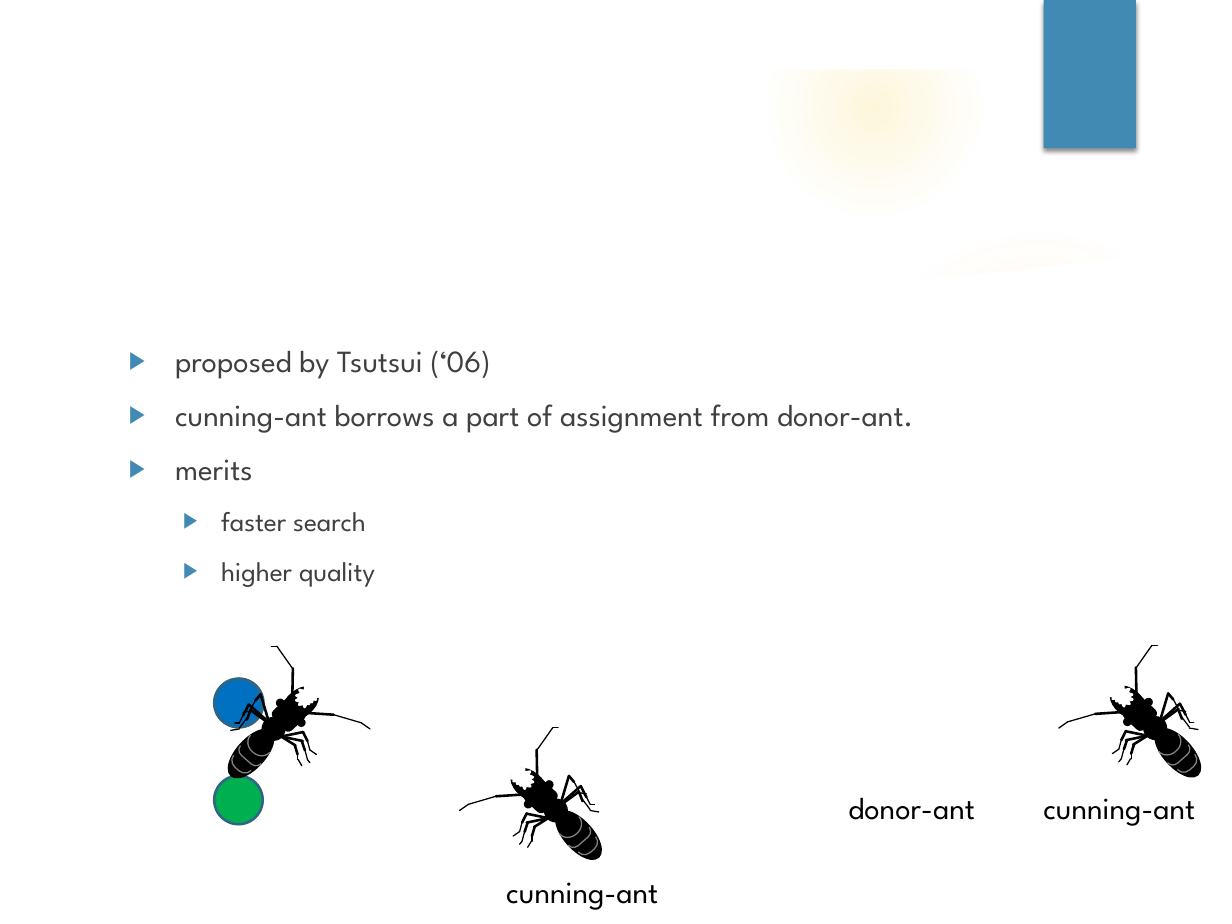
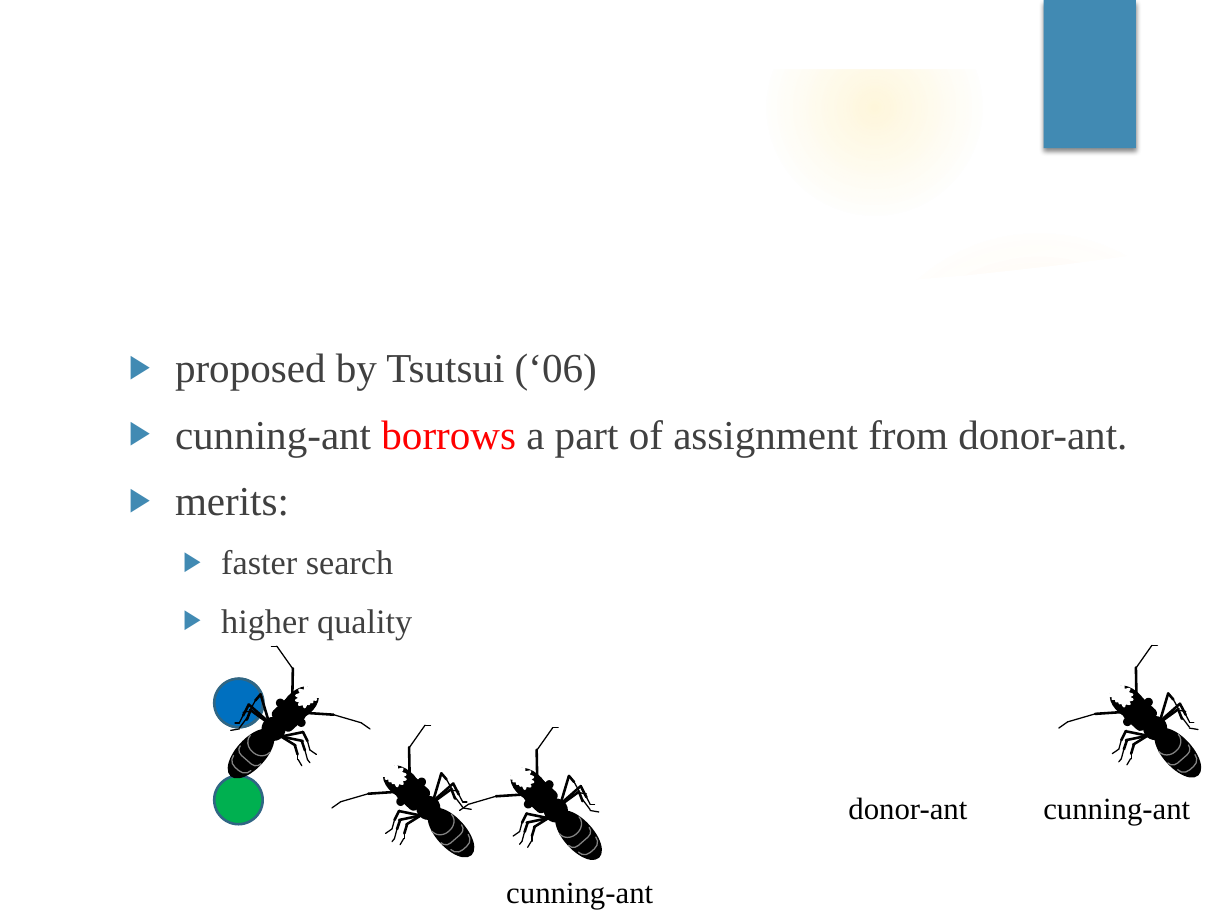
Before and after one commit to Masukane/slides, a slide deck: slide 6 of masukaneICIIC2018.pptm. Drawn at 1232x924 pixels with LibreOffice and Linux fonts; fonts in the diff are those of the drawing; background and template pictures are left out. Boxes give left, top, right and bottom in pixels: in the first picture for what was removed or moved away, otherwise in the second. Text is boxed around its words. In the diff, an @@ line names an element or a change of style, - is before the commit and + after.

```diff
--- a/masukaneICIIC2018.pptm
+++ b/masukaneICIIC2018.pptm
@@ text at box(175, 353, 1127, 640): size 18 to 24 pt in "proposed by Tsutsui (‘06)", "cunning-ant borrows a part of assignment from ..."; font League Spartan to Times New Roman; text colour #404040 to #FF0000 in "borrows"; size 16 to 20 pt in "faster search", "higher quality" @@
@@ text at box(175, 488, 289, 516): text changed; size 18 to 24 pt; font League Spartan to Times New Roman @@
-▶ merits
+▶ merits:
@@ font League Spartan to Times New Roman in 3 elements at box(1043, 798, 1190, 825), box(506, 882, 653, 909), box(848, 797, 967, 820) @@
@@ group added at box(331, 726, 480, 863): 30 lines, 5 ellipses, 3 left brackets, 1 rounded rectangle, 1 irregular seal @@
```
Also in this commit, not shown: 12 other slides changed.
